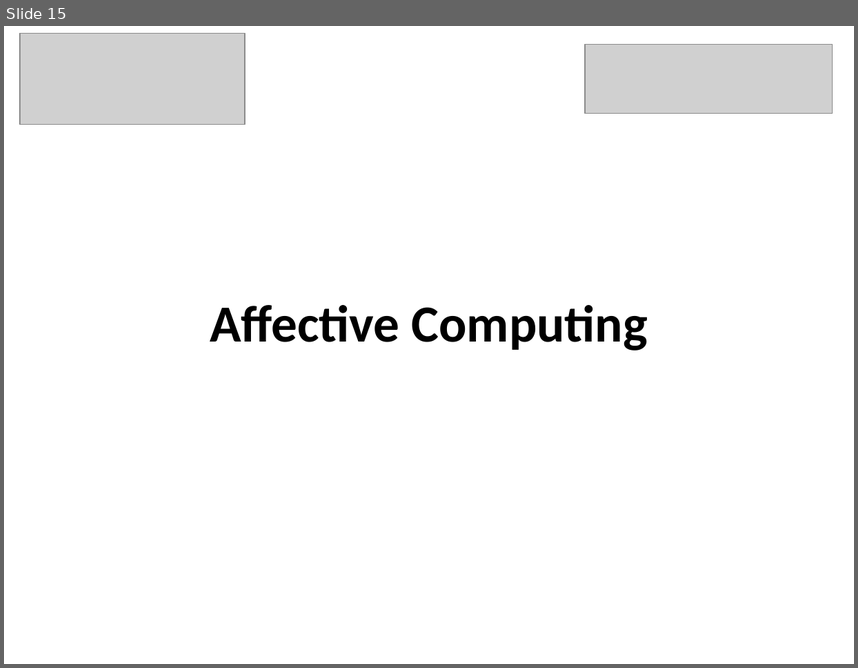
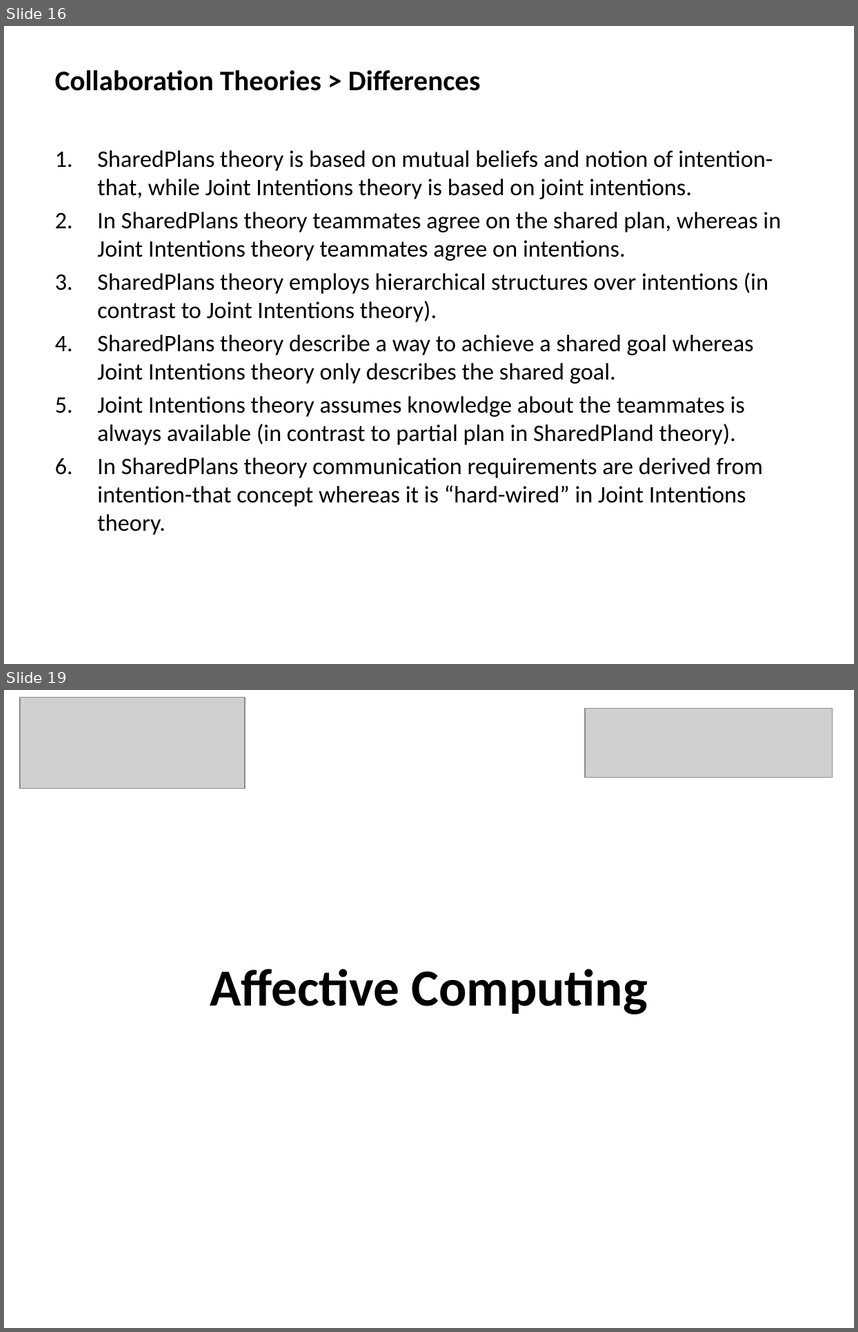
Before and after one commit to mshayganfar/CompExam1, a slide deck: presentation/PhD-comprehensive-exam.pptx. Shown one above the other, each under a label of ours: slide 15 before the commit, slides 16 and 19 after it; the slides between them are not shown. The pictures are 858x668 and 858x1332 pixels, drawn with LibreOffice and Linux fonts; fonts in the diff are those of the drawing; grey boxes stand for pictures. Boxes give left, top, right and bottom in pixels: in the first picture for what was removed or moved away, otherwise in the second. Text is boxed around its words. In the diff, an @@ line names an element or a change of style, - is before the commit and + after.

```diff
--- a/presentation/PhD-comprehensive-exam.pptx
+++ b/presentation/PhD-comprehensive-exam.pptx
@@ slide 16 added at <box>4,26,854,664</box>, background #FFFFFF @@
@@ text added at <box>55,70,481,91</box>, 24 pt, text #000000, bold @@
+Collaboration Theories > Differences
@@ text added at <box>97,150,781,535</box>, 20 pt, text #000000 @@
+1. SharedPlans theory is based on mutual beliefs and notion of intention-that, while Joint Intentions theory is based on joint intentions.
+2. In SharedPlans theory teammates agree on the shared plan, whereas in Joint Intentions theory teammates agree on intentions.
+3. SharedPlans theory employs hierarchical structures over intentions (in contrast to Joint Intentions theory).
+4. SharedPlans theory describe a way to achieve a shared goal whereas Joint Intentions theory only describes the shared goal.
+5. Joint Intentions theory assumes knowledge about the teammates is always available (in contrast to partial plan in SharedPland theory).
+6. In SharedPlans theory communication requirements are derived from intention-that concept whereas it is “hard-wired” in Joint Intentions theory.
@@ what was slide 15 is now slide 19 @@
```
Also in this commit, not shown: 3 other slides added.
